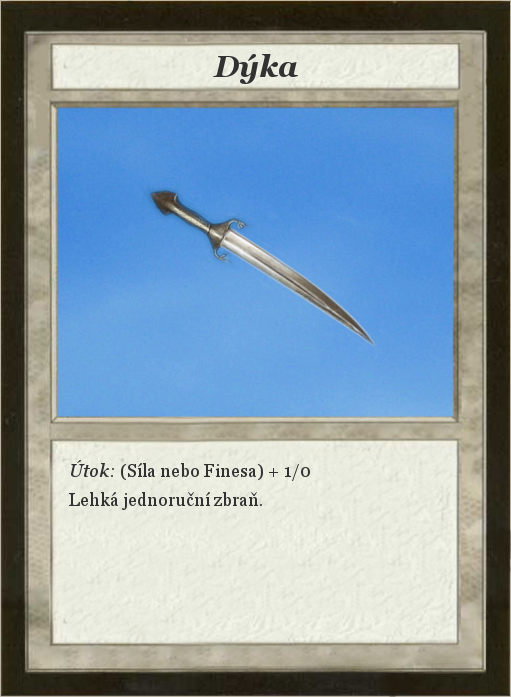
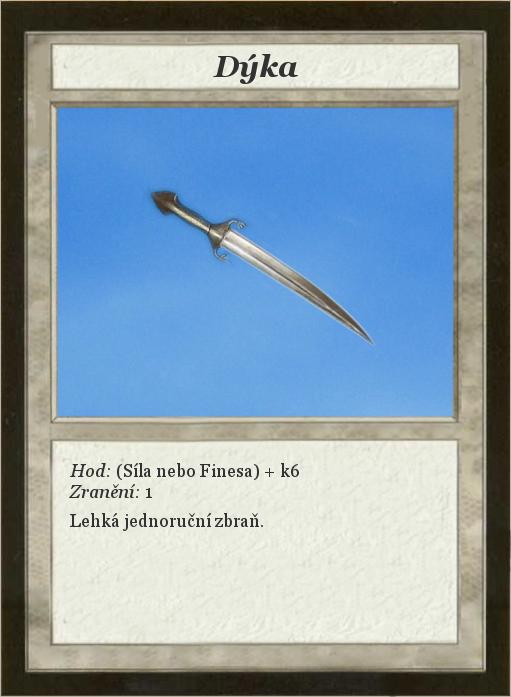
Layers edited between the first and the second 511 x 697 image:
renamed "Útok: (Síla nebo Finesa) + 1/0..." to "Hod: (Síla nebo Finesa) + k6 ...", painted on it over [69, 460, 310, 531]
